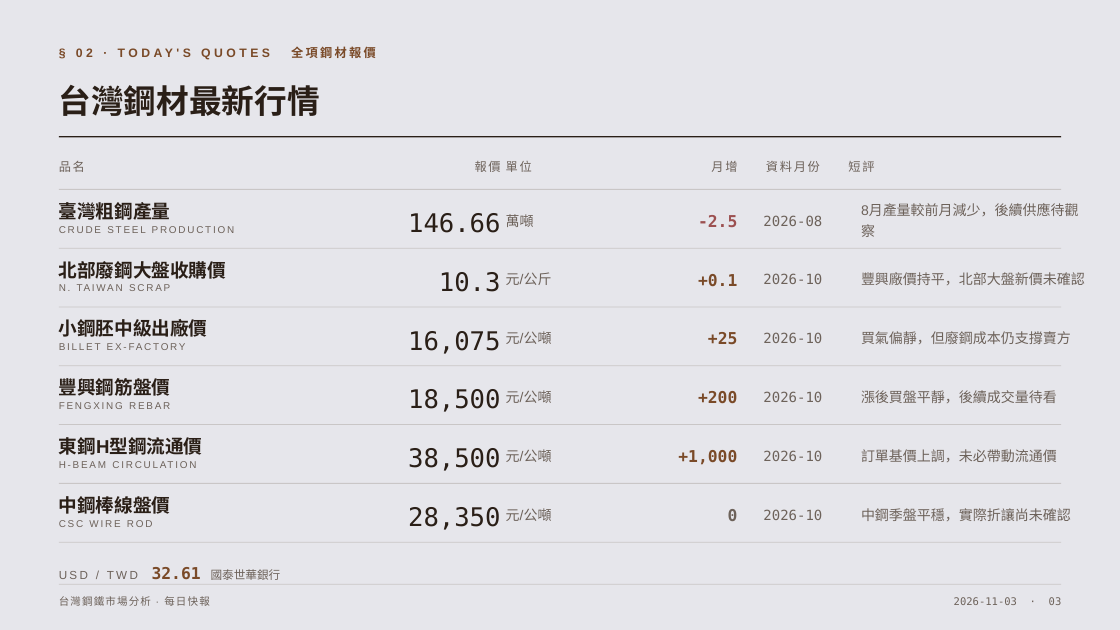
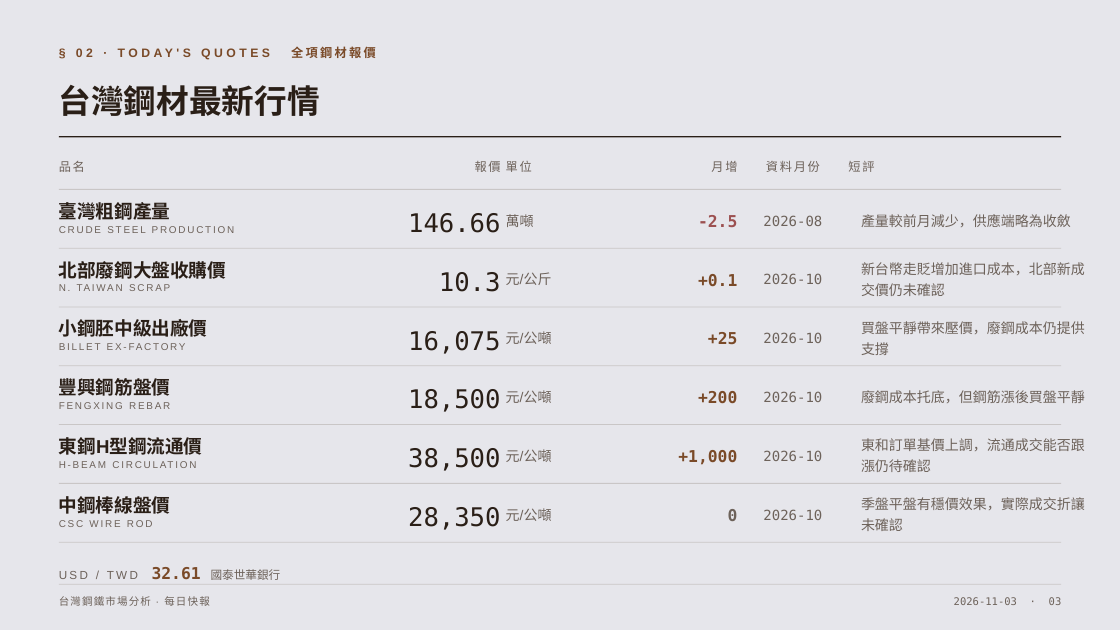
Before and after one commit to lijingchiu/SteelWeb, a slide deck: slide 3 of reports/steel-daily-2026-11-03.pptx. Drawn at 1120x630 pixels with LibreOffice and Linux fonts; fonts in the diff are those of the drawing. Boxes give left, top, right and bottom in pixels: in the first picture for what was removed or moved away, otherwise in the second. Text is boxed around its words. In the diff, an @@ line names an element or a change of style, - is before the commit and + after.

```diff
--- a/reports/steel-daily-2026-11-03.pptx
+++ b/reports/steel-daily-2026-11-03.pptx
@@ text at (861,214,1071,227): text changed @@
-8月產量較前月減少，後續供應待觀察
+產量較前月減少，供應端略為收斂
@@ text at (861,262,1085,296): text changed @@
-豐興廠價持平，北部大盤新價未確認
+新台幣走貶增加進口成本，北部新成交價仍未確認
@@ text at (861,321,1085,355): text changed @@
-買氣偏靜，但廢鋼成本仍支撐賣方
+買盤平靜帶來壓價，廢鋼成本仍提供支撐
@@ text at (861,390,1085,403): text changed @@
-漲後買盤平靜，後續成交量待看
+廢鋼成本托底，但鋼筋漲後買盤平靜
@@ text at (861,438,1085,472): text changed @@
-訂單基價上調，未必帶動流通價
+東和訂單基價上調，流通成交能否跟漲仍待確認
@@ text at (861,497,1085,531): text changed @@
-中鋼季盤平穩，實際折讓尚未確認
+季盤平盤有穩價效果，實際成交折讓未確認
```
Also in this commit, not shown: 10 other slides changed, 1 other file.
